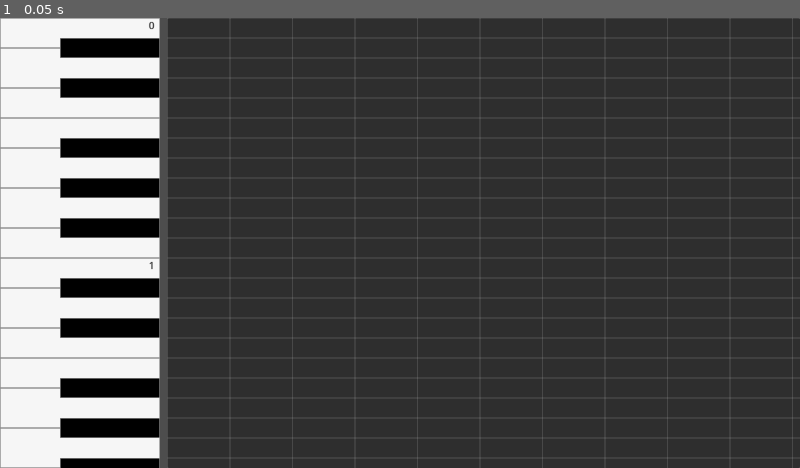
Above: before the commit, frame 1.
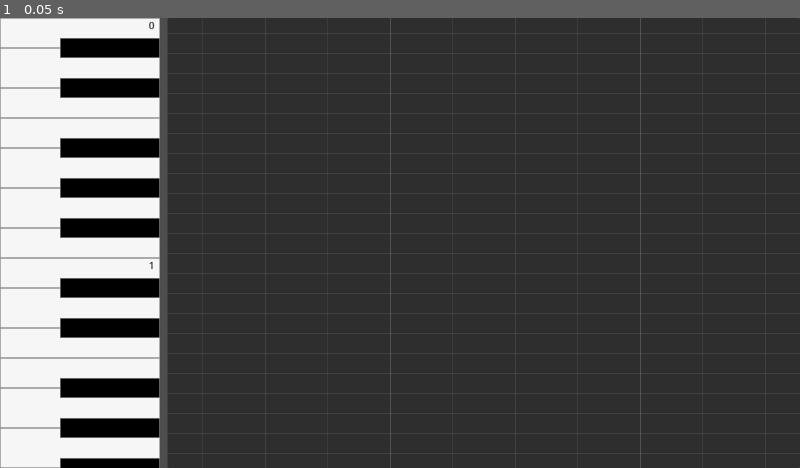
Above: after the commit, the same moment.

Repository: molor824/Synthoza
Game: Godot game, scene res://main.tscn
Two runs of this game, one before a commit and one after it. Both use one fixed random seed, a clock stepped at 60 frames per second and the inputs below.
Inputs:
- Up to frame 1 (0.05 s): no input

The runs differ from the first frame. In frame 1, 1.0% of the frame differs, in the area x 25-100%, y 0-100%.

Commit message:
Update note grid

Diff:
--- a/main.tscn
+++ b/main.tscn
@@ -63,3 +63,21 @@
 grow_vertical = 2
 mouse_filter = 1
 script = ExtResource("3_h2yge")
+
+[node name="VBoxContainer" type="VBoxContainer" parent="PianoRoll/HSplitContainer/Roll/NoteGrid" unique_id=575627172]
+layout_mode = 1
+anchors_preset = 15
+anchor_right = 1.0
+anchor_bottom = 1.0
+grow_horizontal = 2
+grow_vertical = 2
+theme_override_constants/separation = 0
+
+[node name="HBoxContainer" type="HBoxContainer" parent="PianoRoll/HSplitContainer/Roll/NoteGrid" unique_id=271842216]
+layout_mode = 1
+anchors_preset = 15
+anchor_right = 1.0
+anchor_bottom = 1.0
+grow_horizontal = 2
+grow_vertical = 2
+theme_override_constants/separation = 0
--- a/scenes/piano_roll/horizontal_grid.tscn
+++ b/scenes/piano_roll/horizontal_grid.tscn
@@ -7,15 +7,13 @@
 anchors_preset = 10
 anchor_right = 1.0
 grow_horizontal = 2
+mouse_filter = 1
 
 [node name="Panel" type="Panel" parent="." unique_id=2017291346]
 layout_mode = 1
-anchors_preset = 14
-anchor_top = 0.5
+anchors_preset = 10
 anchor_right = 1.0
-anchor_bottom = 0.5
-offset_top = -1.0
 offset_bottom = 1.0
 grow_horizontal = 2
-grow_vertical = 2
+mouse_filter = 1
 theme_override_styles/panel = ExtResource("1_0ku3p")
--- a/scenes/piano_roll/vertical_grid.tscn
+++ b/scenes/piano_roll/vertical_grid.tscn
@@ -7,15 +7,13 @@
 anchors_preset = 9
 anchor_bottom = 1.0
 grow_vertical = 2
+mouse_filter = 1
 
 [node name="Panel" type="Panel" parent="." unique_id=725047471]
 layout_mode = 1
-anchors_preset = 13
-anchor_left = 0.5
-anchor_right = 0.5
+anchors_preset = 9
 anchor_bottom = 1.0
-offset_left = -1.0
 offset_right = 1.0
-grow_horizontal = 2
 grow_vertical = 2
+mouse_filter = 1
 theme_override_styles/panel = ExtResource("1_ej6ag")
--- a/scripts/piano_roll/note_grid.gd
+++ b/scripts/piano_roll/note_grid.gd
@@ -1,17 +1,17 @@
 class_name NoteGrid extends Control
-
-@export var _bars := 4
-@export var _note := 4
 
 var _mouse_in := false
 var _dragging := false
-var _vertical_grids: Array[Control] = []
-var _horizontal_grids: Array[Control] = []
 var _update_grid := true
+
+@export var _opacity := 0.5
+@export var _highlight_opacity := 1.0
 
 @onready var _vertical_grid_scene := preload("res://scenes/piano_roll/vertical_grid.tscn")
 @onready var _horizontal_grid_scene := preload("res://scenes/piano_roll/horizontal_grid.tscn")
 @onready var _piano_roll := $"../../.." as PianoRoll
+@onready var _vertical_container := $HBoxContainer as Control
+@onready var _horizontal_container := $VBoxContainer as Control
 
 func _process(_delta: float) -> void:
 	if _update_grid:
@@ -19,40 +19,30 @@
 
 		var offset := _piano_roll.offset
 		var note_size := _piano_roll.note_size
-		var cursor := -Vector2(fposmod(offset.x, note_size.x), fposmod(offset.y, note_size.y))
-		var vertical_count := 0
-		var horizontal_count := 0
+		var start := -Vector2(fposmod(offset.x, note_size.x), fposmod(offset.y, note_size.y))
+		var index := Vector2i((offset / note_size).floor())
+		var count := Vector2i((size / note_size).ceil())
 
-		while cursor.x <= size.x:
-			while len(_vertical_grids) <= vertical_count:
-				var copy := _vertical_grid_scene.instantiate()
-				add_child(copy)
-				_vertical_grids.append(copy)
+		_vertical_container.position.x = start.x
+		_horizontal_container.position.y = start.y
 
-			var grid := _vertical_grids[vertical_count]
-			grid.position.x = cursor.x
+		for i in range(count.x):
+			if i >= _vertical_container.get_child_count():
+				_vertical_container.add_child(_vertical_grid_scene.instantiate())
+			var grid := _vertical_container.get_child(i) as Control
+			grid.custom_minimum_size.x = note_size.x
+			grid.modulate.a = _opacity if (index.x + i) % _piano_roll.bars != 0 else _highlight_opacity
+		for i in range(_horizontal_container.get_child_count(), count.y):
+			if i >= _horizontal_container.get_child_count():
+				_horizontal_container.add_child(_horizontal_grid_scene.instantiate())
+			var grid := _horizontal_container.get_child(i) as Control
+			grid.custom_minimum_size.y = note_size.y
+			grid.modulate.a = _opacity
 
-			vertical_count += 1
-			cursor.x += note_size.x
-		while cursor.y <= size.y:
-			while len(_horizontal_grids) <= horizontal_count:
-				var copy := _horizontal_grid_scene.instantiate()
-				add_child(copy)
-				_horizontal_grids.append(copy)
-
-			var grid := _horizontal_grids[horizontal_count]
-			grid.position.y = cursor.y
-
-			horizontal_count += 1
-			cursor.y += note_size.y
-
-		for i in range(vertical_count, len(_vertical_grids)):
-			_vertical_grids[i].queue_free()
-		for i in range(horizontal_count, len(_horizontal_grids)):
-			_horizontal_grids[i].queue_free()
-
-		_vertical_grids.resize(vertical_count)
-		_horizontal_grids.resize(horizontal_count)
+		for i in range(count.x, _vertical_container.get_child_count()):
+			_vertical_container.get_child(i).queue_free()
+		for i in range(count.y, _horizontal_container.get_child_count()):
+			_horizontal_container.get_child(i).queue_free()
 
 func _request_update_grid() -> void:
 	_update_grid = true
@@ -64,6 +54,7 @@
 	resized.connect(_request_update_grid)
 	_piano_roll.offset_changed.connect(_request_update_grid)
 	_piano_roll.note_size_changed.connect(_request_update_grid)
+	_piano_roll.time_signature_changed.connect(_request_update_grid)
 
 func _gui_input(event: InputEvent) -> void:
 	if event.is_action_pressed("editor_drag") and _mouse_in:
--- a/scripts/piano_roll/piano_roll.gd
+++ b/scripts/piano_roll/piano_roll.gd
@@ -1,6 +1,8 @@
 class_name PianoRoll extends Control
 
 @export var _note_size := Vector2(100, 32)
+@export var _bars := 4
+@export var _note_type := 4
 
 var _mouse_entered := false
 var _dragging := false
@@ -22,8 +24,25 @@
 		_note_size = value
 		note_size_changed.emit()
 
+var bars: int:
+	get(): return _bars
+	set(value):
+		value = maxi(value, 1)
+		if value == _bars: return
+		_bars = value
+		time_signature_changed.emit()
+
+var note_type: int:
+	get(): return _note_type
+	set(value):
+		value = maxi(value, 1)
+		if value == _note_type: return
+		_note_type = value
+		time_signature_changed.emit()
+
 signal note_size_changed()
 signal offset_changed()
+signal time_signature_changed()
 
 func _ready() -> void:
 	mouse_entered.connect(func() -> void: _mouse_entered = true)
--- a/styles/piano_roll/note_grid.tres
+++ b/styles/piano_roll/note_grid.tres
@@ -1,4 +1,4 @@
 [gd_resource type="StyleBoxFlat" format=3 uid="uid://3o8yk0ystfue"]
 
 [resource]
-bg_color = Color(1, 1, 1, 0.1254902)
+bg_color = Color(1, 1, 1, 0.2509804)
